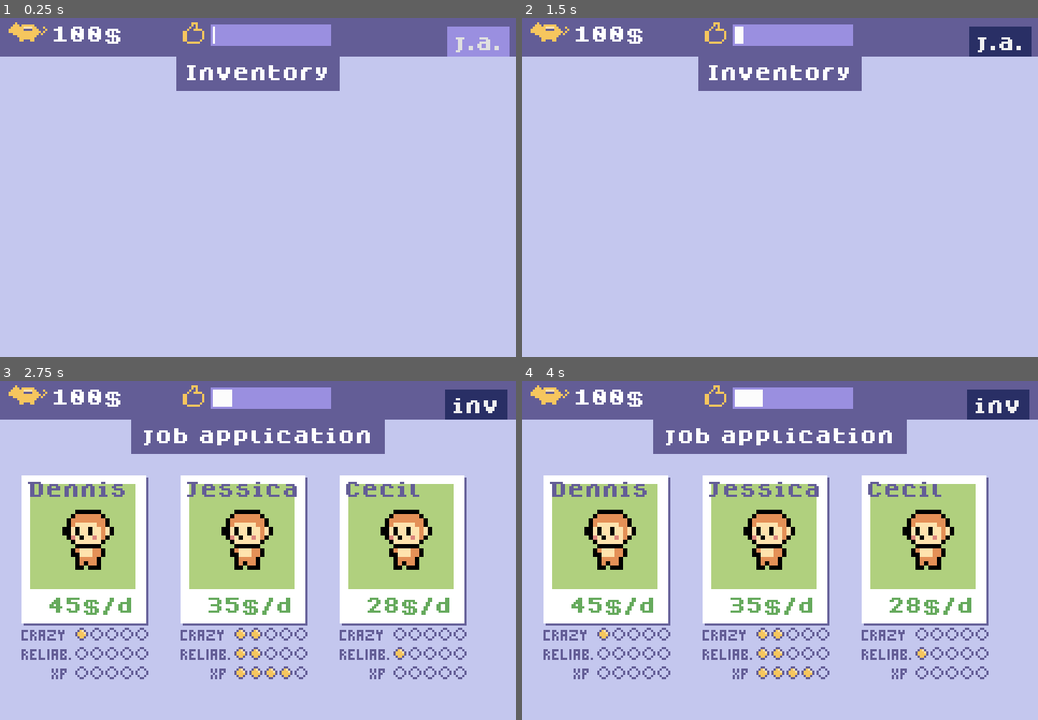
Above: before the commit, frames 1-4 (two rows, left to right).
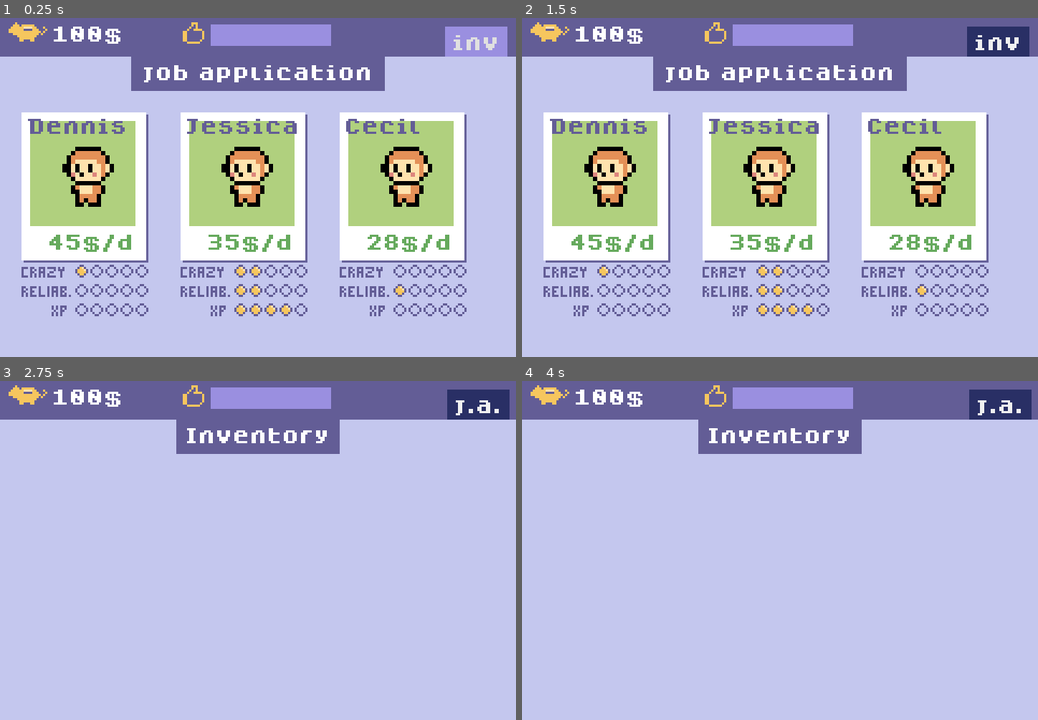
Above: after the commit, the same moments.

Repository: Milchreis/Mascot-Management
Game: Godot game, scene res://scenes/MainScene.tscn
Two runs of this game, one before a commit and one after it. Both use one fixed random seed, a clock stepped at 60 frames per second and the inputs below.
Inputs:
- Up to frame 1 (0.25 s): no input
- Up to frame 2 (1.5 s): click "j.a." (after the commit: "inv") at 0.5 s; click "inv" (after the commit: "j.a.") at 1.25 s
- Up to frame 3 (2.75 s): click "j.a." (after the commit: "inv") at 2 s
- Up to frame 4 (4 s): click "inv" (after the commit: "j.a.") at 2.75 s; click "j.a." (after the commit: "inv") at 3.5 s

The runs differ from the first frame. In frame 1, 38% of the frame differs, in the area x 4-99%, y 2-88%; in frame 2, 38%; in frame 3, 38%; in frame 4, 38%.

Commit message:
details view integrated

Diff:
--- /dev/null
+++ b/gfx/normal_button_theme.tres
@@ -0,0 +1,25 @@
+[gd_resource type="Theme" load_steps=7 format=2]
+
+[ext_resource path="res://fonts/dogicapixelbold.ttf" type="DynamicFontData" id=1]
+
+[sub_resource type="StyleBoxEmpty" id=6]
+
+[sub_resource type="StyleBoxFlat" id=4]
+bg_color = Color( 0.160784, 0.184314, 0.396078, 1 )
+
+[sub_resource type="StyleBoxFlat" id=3]
+bg_color = Color( 0.603922, 0.560784, 0.878431, 1 )
+
+[sub_resource type="StyleBoxFlat" id=5]
+bg_color = Color( 0.160784, 0.184314, 0.396078, 1 )
+
+[sub_resource type="DynamicFont" id=1]
+size = 8
+font_data = ExtResource( 1 )
+
+[resource]
+default_font = SubResource( 1 )
+Button/styles/focus = SubResource( 6 )
+Button/styles/hover = SubResource( 4 )
+Button/styles/normal = SubResource( 3 )
+Button/styles/pressed = SubResource( 5 )
--- /dev/null
+++ b/gfx/red_button_theme.tres
@@ -0,0 +1,25 @@
+[gd_resource type="Theme" load_steps=7 format=2]
+
+[ext_resource path="res://fonts/dogicapixelbold.ttf" type="DynamicFontData" id=1]
+
+[sub_resource type="StyleBoxEmpty" id=6]
+
+[sub_resource type="StyleBoxFlat" id=4]
+bg_color = Color( 0.588235, 0.286275, 0.407843, 1 )
+
+[sub_resource type="StyleBoxFlat" id=3]
+bg_color = Color( 0.811765, 0.364706, 0.545098, 1 )
+
+[sub_resource type="StyleBoxFlat" id=5]
+bg_color = Color( 0.588235, 0.286275, 0.407843, 1 )
+
+[sub_resource type="DynamicFont" id=1]
+size = 8
+font_data = ExtResource( 1 )
+
+[resource]
+default_font = SubResource( 1 )
+Button/styles/focus = SubResource( 6 )
+Button/styles/hover = SubResource( 4 )
+Button/styles/normal = SubResource( 3 )
+Button/styles/pressed = SubResource( 5 )
--- a/project.godot
+++ b/project.godot
@@ -43,6 +43,7 @@
 window/size/test_width=960
 window/size/test_height=640
 window/dpi/allow_hidpi=true
+mouse_cursor/custom_image="res://gfx/cursor.png"
 window/stretch/mode="viewport"
 window/stretch/aspect="keep"
 
--- a/scenes/Desk.tscn
+++ b/scenes/Desk.tscn
@@ -40,6 +40,7 @@
 color = Color( 0.603922, 0.560784, 0.878431, 1 )
 
 [node name="Sprite" type="Sprite" parent="Appbar/ClientSatisfaction/Background"]
+modulate = Color( 0.964706, 0.776471, 0.368627, 1 )
 position = Vector2( -8, 4 )
 texture = ExtResource( 5 )
 
@@ -50,7 +51,8 @@
 margin_top = 1.0
 margin_right = 27.0
 margin_bottom = 9.0
-value = 40.0
+max_value = 1.0
+step = 0.1
 texture_under = ExtResource( 2 )
 texture_progress = ExtResource( 3 )
 nine_patch_stretch = true
--- a/scenes/MainScene.tscn
+++ b/scenes/MainScene.tscn
@@ -7,6 +7,13 @@
 [ext_resource path="res://scripts/JobApplication.gd" type="Script" id=5]
 [ext_resource path="res://fonts/dogicapixelbold.ttf" type="DynamicFontData" id=6]
 [ext_resource path="res://scripts/Inventory.gd" type="Script" id=7]
+[ext_resource path="res://gfx/red_button_theme.tres" type="Theme" id=8]
+[ext_resource path="res://scripts/MascotDetails.gd" type="Script" id=9]
+[ext_resource path="res://gfx/progressbar_fg.png" type="Texture" id=10]
+[ext_resource path="res://gfx/progressbar_bg.png" type="Texture" id=11]
+[ext_resource path="res://gfx/client-satisfaction.png" type="Texture" id=12]
+
+[sub_resource type="StyleBoxEmpty" id=6]
 
 [sub_resource type="StyleBoxFlat" id=4]
 bg_color = Color( 0.160784, 0.184314, 0.396078, 1 )
@@ -23,6 +30,7 @@
 
 [sub_resource type="Theme" id=2]
 default_font = SubResource( 1 )
+Button/styles/focus = SubResource( 6 )
 Button/styles/hover = SubResource( 4 )
 Button/styles/normal = SubResource( 3 )
 Button/styles/pressed = SubResource( 5 )
@@ -75,6 +83,7 @@
 position = Vector2( 10, 46 )
 
 [node name="Inventory" type="Control" parent="Desk"]
+visible = false
 anchor_right = 1.0
 anchor_bottom = 1.0
 rect_pivot_offset = Vector2( -95, -13 )
@@ -110,6 +119,89 @@
 [node name="PolaroidList" type="Node2D" parent="Desk/Inventory"]
 position = Vector2( 10, 46 )
 
+[node name="MascotDetails" type="Control" parent="Desk"]
+anchor_right = 1.0
+anchor_bottom = 1.0
+rect_pivot_offset = Vector2( -95, -13 )
+script = ExtResource( 9 )
+
+[node name="Header" type="ColorRect" parent="Desk/MascotDetails"]
+anchor_left = 0.5
+anchor_right = 0.5
+margin_left = -38.0
+margin_top = 20.0
+margin_right = 38.0
+margin_bottom = 36.0
+color = Color( 1, 1, 1, 0 )
+__meta__ = {
+"_edit_lock_": true
+}
+
+[node name="Button" type="Button" parent="Desk/MascotDetails/Header"]
+margin_left = 126.0
+margin_top = -14.0
+margin_right = 155.0
+theme = SubResource( 2 )
+text = "inv"
+
+[node name="Train" type="Button" parent="Desk/MascotDetails"]
+margin_left = 82.0
+margin_top = 27.0
+margin_right = 141.0
+margin_bottom = 41.0
+theme = SubResource( 2 )
+text = "Training"
+
+[node name="Fire" type="Button" parent="Desk/MascotDetails"]
+margin_left = 146.0
+margin_top = 27.0
+margin_right = 205.0
+margin_bottom = 41.0
+theme = ExtResource( 8 )
+text = "Fire!"
+align = 0
+
+[node name="ClientSatisfaction" type="Control" parent="Desk/MascotDetails"]
+anchor_left = 0.5
+anchor_right = 0.5
+margin_left = -110.0
+margin_top = 123.0
+margin_right = -40.0
+margin_bottom = 145.0
+
+[node name="Background" type="ColorRect" parent="Desk/MascotDetails/ClientSatisfaction"]
+anchor_left = 0.5
+anchor_right = 0.5
+margin_left = -22.0
+margin_top = 6.0
+margin_right = 24.0
+margin_bottom = 16.0
+color = Color( 0.603922, 0.560784, 0.878431, 1 )
+__meta__ = {
+"_edit_lock_": true
+}
+
+[node name="Sprite" type="Sprite" parent="Desk/MascotDetails/ClientSatisfaction/Background"]
+position = Vector2( -8, 4 )
+texture = ExtResource( 12 )
+
+[node name="Progess" type="TextureProgress" parent="Desk/MascotDetails/ClientSatisfaction/Background"]
+anchor_left = 0.5
+anchor_right = 0.5
+margin_left = -22.0
+margin_top = 1.0
+margin_right = 22.0
+margin_bottom = 9.0
+max_value = 1.0
+step = 0.1
+texture_under = ExtResource( 11 )
+texture_progress = ExtResource( 10 )
+nine_patch_stretch = true
+
 [connection signal="timeout" from="DayTimer" to="." method="onDayIsOver"]
 [connection signal="pressed" from="Desk/JobApplication/Header/Button" to="." method="onOpenInventory"]
-[connection signal="pressed" from="Desk/Inventory/Header/Button" to="." method="onJobApplicationOpen"]
+[connection signal="select" from="Desk/Inventory" to="." method="onOpenMascotDetails"]
+[connection signal="pressed" from="Desk/Inventory/Header/Button" to="." method="onOpenJobApplication"]
+[connection signal="pressed" from="Desk/MascotDetails/Header/Button" to="." method="onOpenInventory"]
+[connection signal="pressed" from="Desk/MascotDetails/Train" to="Desk/MascotDetails" method="onTraining"]
+[connection signal="pressed" from="Desk/MascotDetails/Fire" to="Desk/MascotDetails" method="onFire"]
--- a/scenes/Polaroid.tscn
+++ b/scenes/Polaroid.tscn
@@ -78,7 +78,7 @@
 anchor_bottom = 1.0
 margin_top = 72.0
 margin_right = 1.0
-margin_bottom = 50.0
+margin_bottom = 26.0
 __meta__ = {
 "_edit_lock_": true
 }
--- a/scripts/Desk.gd
+++ b/scripts/Desk.gd
@@ -10,7 +10,7 @@
 	updateBalanceView()
 
 func updateSatisfactionView() -> void:
-	$Appbar/ClientSatisfaction/Background/Progess.value = int(model.client_statisfaction)
+	$Appbar/ClientSatisfaction/Background/Progess.value = model.getClientSatisfaction()
 
 func updateBalanceView() -> void:
 	$Appbar/Balance/Amount.text = str(model.balance) + "$"
--- a/scripts/GameModel.gd
+++ b/scripts/GameModel.gd
@@ -2,11 +2,22 @@
 class_name GameModel
 
 export(int) var balance = 100
-export(float) var client_statisfaction = 0
 export(int) var passedDays = 0
 
 export(Array) var employees = []
 
+func getClientSatisfaction() -> float:
+	var count:int = 0
+	var sum:float = 0
+
+	for employee in employees:
+		if employee.jobs > 0:
+			count += 1
+			sum += employee.client_satisfaction
+
+	if count == 0: return 0.0
+	else: return sum / count
+
 func doSalaryPayment() -> void:
 	for employee in employees:
 		balance -= employee.salaryPerDay
--- a/scripts/Inventory.gd
+++ b/scripts/Inventory.gd
@@ -1,4 +1,5 @@
 extends Control
+signal select(mascot)
 
 var Polaroid = preload("res://scenes/Polaroid.tscn")
 
@@ -27,3 +28,4 @@
 
 func onSelect(mascot:Mascot):
 	print("open details for ", mascot._to_string())
+	emit_signal("select", mascot)
--- a/scripts/MainScene.gd
+++ b/scripts/MainScene.gd
@@ -9,12 +9,13 @@
 	$Desk.model = model
 	$Desk/JobApplication.model = model
 	$Desk/Inventory.model = model
+	$Desk/MascotDetails.model = model
 
 	$Desk/JobApplication.createPool(3)
+	onOpenJobApplication()
 
 func _process(_delta):
-	if model.client_statisfaction < 100.0:
-		model.client_statisfaction += 0.1
+	pass
 
 func onDayIsOver() -> void:
 	model.passedDays+=1
@@ -26,8 +27,15 @@
 
 func onOpenInventory():
 	$Desk/JobApplication.onClose()
+	$Desk/MascotDetails.onClose()
 	$Desk/Inventory.onOpen()
 
-func onJobApplicationOpen():
+func onOpenJobApplication():
 	$Desk/Inventory.onClose()
+	$Desk/MascotDetails.onClose()
 	$Desk/JobApplication.onOpen()
+
+func onOpenMascotDetails(mascot:Mascot):
+	$Desk/Inventory.onClose()
+	$Desk/JobApplication.onClose()
+	$Desk/MascotDetails.onOpen(mascot)
--- a/scripts/Mascot.gd
+++ b/scripts/Mascot.gd
@@ -10,8 +10,10 @@
 export var xp:float = rand_range(0.0, 5.0)
 
 export var salaryPerDay:int = rand_range(10, 50)
+export var spriteImage:String = "res://gfx/mascots/ape1.png"
 
-export var spriteImage:String = "res://gfx/mascots/ape1.png"
+var client_satisfaction:float = 0
+var jobs:int = 0
 
 # TODO:
 #  - salary depending on properties
--- /dev/null
+++ b/scripts/MascotDetails.gd
@@ -0,0 +1,28 @@
+extends Control
+
+var Polaroid = preload("res://scenes/Polaroid.tscn")
+
+var model:GameModel
+var employee:Mascot
+
+func _process(_delta):
+	if employee:
+		$ClientSatisfaction/Background/Progess.value = employee.client_satisfaction
+
+func onOpen(mascot:Mascot):
+	visible = true
+	employee = mascot
+	var polaroid = Polaroid.instance()
+	polaroid.mascot = mascot
+	polaroid.rect_position = Vector2(10, 27)
+	add_child(polaroid)
+
+func onClose():
+	visible = false
+
+func onTraining():
+	pass # Replace with function body.
+
+
+func onFire():
+	pass # Replace with function body.
--- a/scripts/Polaroid.gd
+++ b/scripts/Polaroid.gd
@@ -3,6 +3,7 @@
 signal select(mascot)
 
 export(bool) var showStats = true
+export(bool) var showName = true
 export(int) var salaryPerDay = 10
 
 var mascot:Mascot
@@ -21,6 +22,7 @@
 
 func _process(_delta):
 	$StatsPanel.visible = showStats
+	$name.visible = showName
 
 ## temporary mouse input for hiring mascots
 func _input(event):
Binary file changed: gfx/client-satisfaction.png
Binary file added: gfx/cursor.aseprite
Binary file added: gfx/cursor.png
Not shown, added: gfx/cursor.png.import
Not shown: 1 places in scenes/MainScene.tscn that only renumber resources
